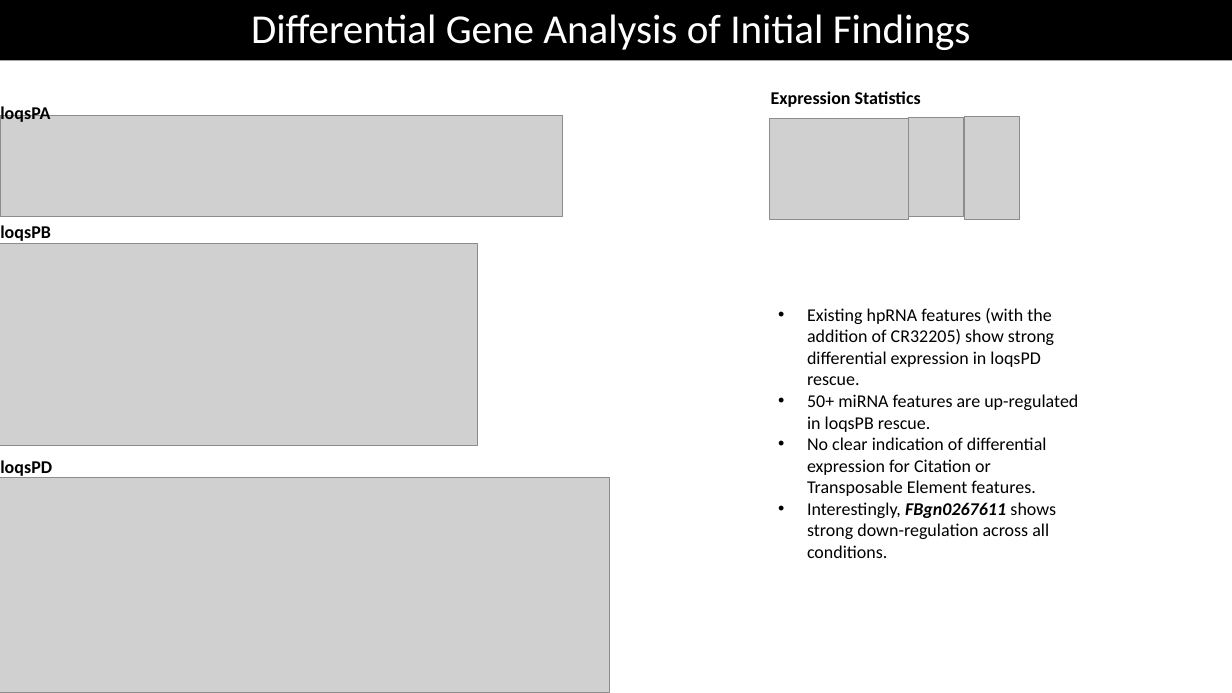
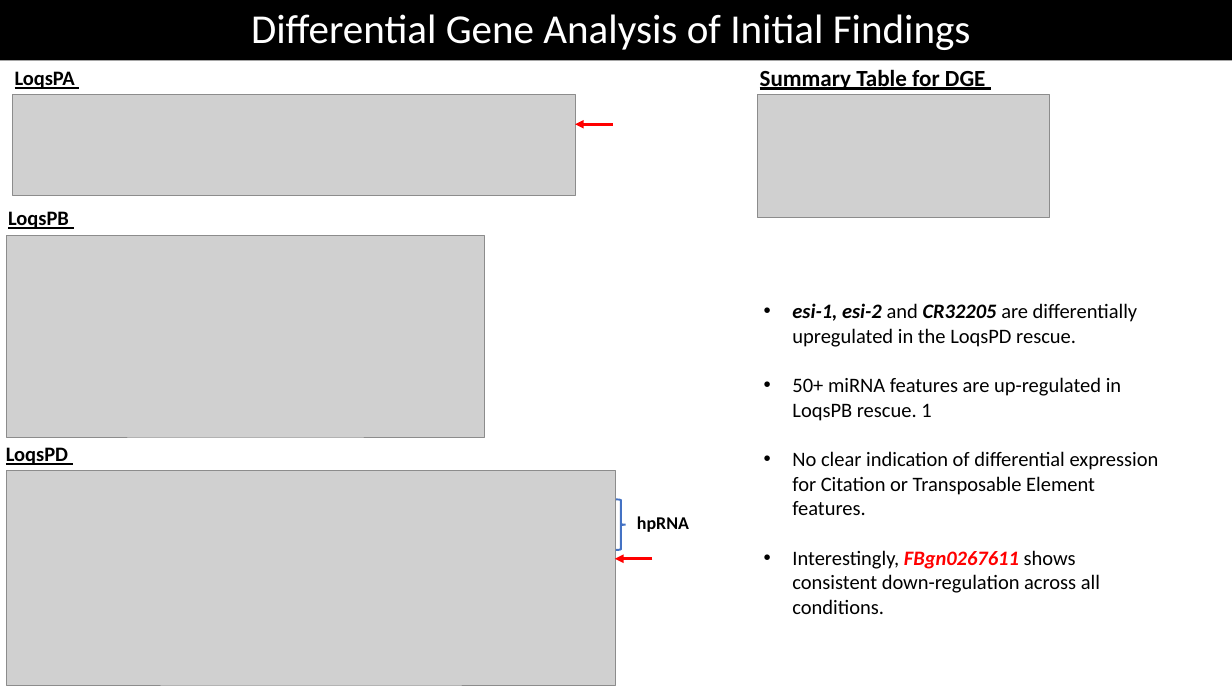
Before and after one commit to jinweelee/notebooks, a slide deck: slide 5 of recent_papers/presentation/Small RNA-seq Analysis of.pptm (slide 6 before the commit). Drawn at 1232x693 pixels with LibreOffice and Linux fonts; fonts in the diff are those of the drawing; grey boxes stand for pictures. Boxes give left, top, right and bottom in pixels: in the first picture for what was removed or moved away, otherwise in the second. Text is boxed around its words. In the diff, an @@ line names an element or a change of style, - is before the commit and + after.

```diff
--- a/recent_papers/presentation/Small RNA-seq Analysis of.pptm
+++ b/recent_papers/presentation/Small RNA-seq Analysis of.pptm
@@ text at (15, 71, 75, 89): text changed; size 14 to 16 pt @@
-loqsPA
+LoqsPA
@@ text added at (760, 69, 985, 90), 18 pt, text #000000, bold, underline @@
+Summary Table for DGE
@@ picture: place and size @@
-picture at (0, 116, 563, 216)
+picture at (12, 94, 575, 195)
@@ picture added at (758, 94, 1050, 217) @@
@@ picture removed at (769, 118, 909, 219) @@
@@ text removed at (771, 91, 921, 107) @@
-Expression Statistics
@@ picture removed at (909, 117, 964, 217) @@
@@ picture removed at (964, 116, 1019, 219) @@
@@ arrow added from (613, 125) to (575, 125), #FF0000 2.25 pt @@
@@ picture: place and size @@
-picture at (0, 244, 478, 446)
+picture at (6, 235, 484, 437)
@@ text at (8, 211, 69, 229): text changed; size 14 to 16 pt @@
-loqsPB
+LoqsPB
@@ text "esi-1, esi-2 and CR32205 are ...": place and size @@
-text "esi-1, esi-2 and CR32205 are ..." at (807, 308, 1078, 558)
+text "esi-1, esi-2 and CR32205 are ..." at (792, 303, 1159, 614)
@@ text at (792, 303, 1138, 421): text changed; size 14 to 16 pt @@
-• Existing hpRNA features (with the addition of CR32205) show strong differential expression in loqsPD rescue.
-• 50+ miRNA features are up-regulated in loqsPB rescue.
+• esi-1, esi-2 and CR32205 are differentially upregulated in the LoqsPD rescue.
+• 50+ miRNA features are up-regulated in LoqsPB rescue. 1
@@ text at (6, 447, 68, 465): text changed; size 14 to 16 pt @@
-loqsPD
+LoqsPD
@@ picture: place and size @@
-picture at (0, 478, 610, 692)
+picture at (6, 470, 616, 685)
@@ text at (792, 451, 1159, 515): size 14 to 16 pt in "No clear indication of differential expression for ..." @@
@@ right brace added at (616, 499, 627, 550), outline #4472C4 1.5 pt @@
@@ text added at (637, 516, 689, 532), 14 pt, text #000000, bold @@
+hpRNA
@@ arrow added from (653, 559) to (615, 559), #FF0000 2.25 pt @@
@@ text at (792, 550, 1100, 614): text changed; size 14 to 16 pt @@
-• Interestingly, FBgn0267611 shows strong down-regulation across all conditions.
+• Interestingly, FBgn0267611 shows consistent down-regulation across all conditions.
```
Also in this commit, not shown: 4 other slides changed, 8 slides added, 3 slides removed, 4 other files.
